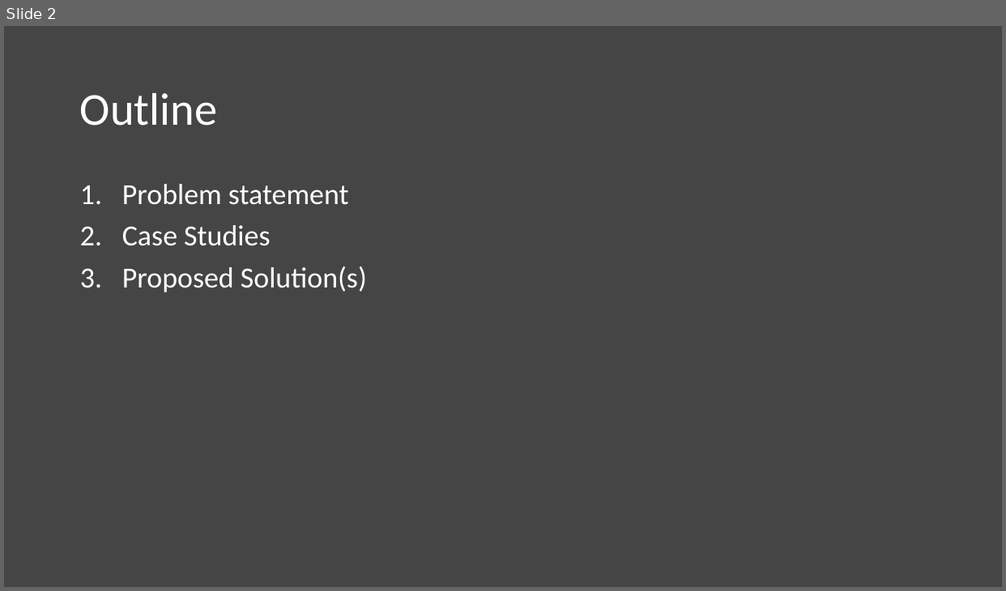
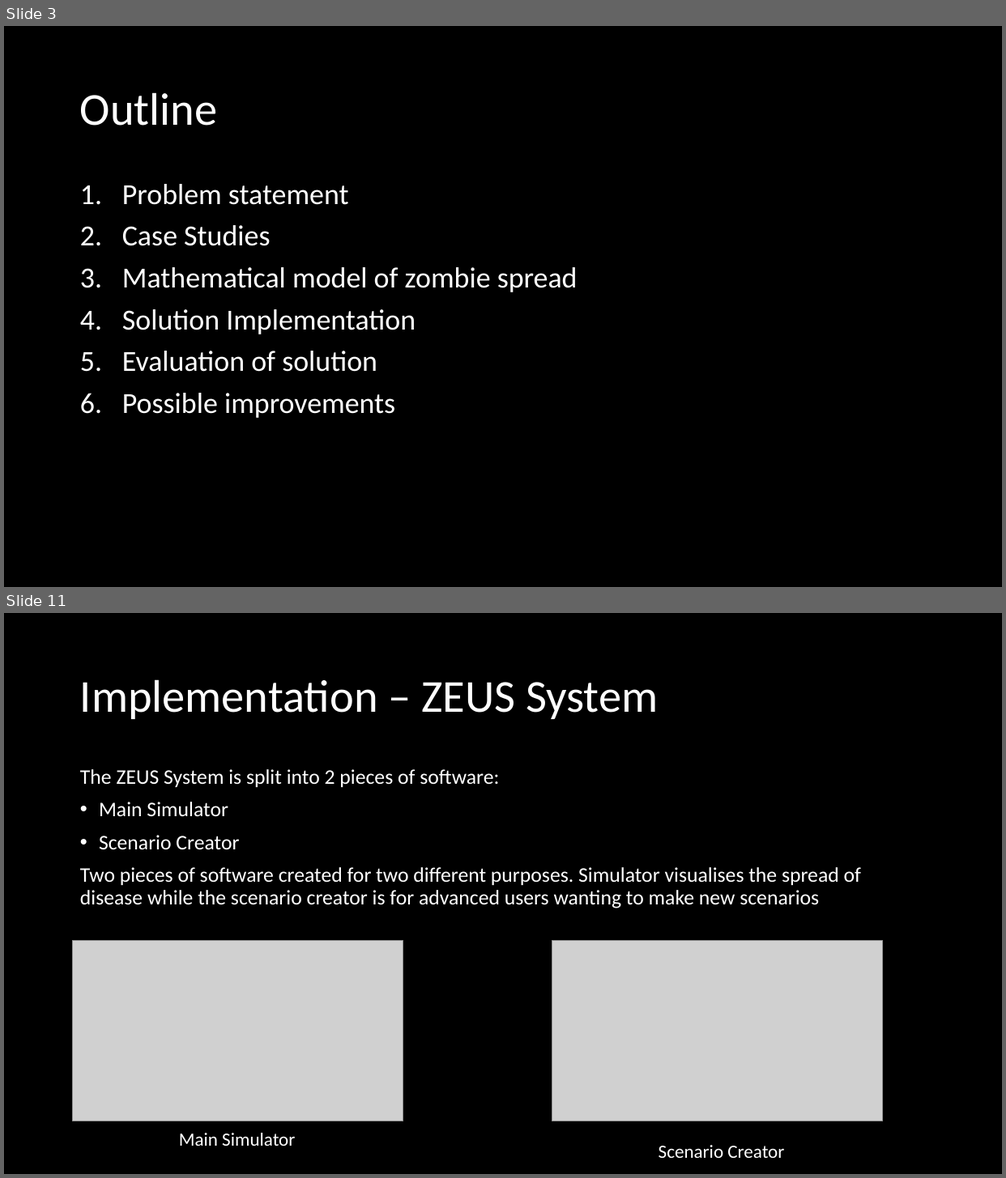
Before and after one commit to Czar-Ec/ZEUS, a slide deck: Documentation/ZEUS Presentation.pptx. Shown one above the other, each under a label of ours: slide 2 before the commit, slides 3 and 11 after it; the slides between them are not shown. The pictures are 1006x591 and 1006x1178 pixels, drawn with LibreOffice and Linux fonts; fonts in the diff are those of the drawing; grey boxes stand for pictures; background and template pictures are left out. Boxes give left, top, right and bottom in pixels: in the first picture for what was removed or moved away, otherwise in the second. Text is boxed around its words. In the diff, an @@ line names an element or a change of style, - is before the commit and + after.

```diff
--- a/Documentation/ZEUS Presentation.pptx
+++ b/Documentation/ZEUS Presentation.pptx
@@ slide 11 added at (x1=4, y1=613, x2=1002, y2=1174), background #000000 @@
@@ title added at (x1=80, y1=679, x2=658, y2=719), 44 pt, text #FFFFFF @@
+Implementation – ZEUS System
@@ text added at (x1=80, y1=769, x2=861, y2=909), 20 pt, text #FFFFFF @@
+The ZEUS System is split into 2 pieces of software:
+• Main Simulator
+• Scenario Creator
+Two pieces of software created for two different purposes. Simulator visualises the spread of disease while the scenario creator is for advanced users wanting to make new scenarios
@@ picture added at (x1=73, y1=941, x2=404, y2=1122) @@
@@ picture added at (x1=552, y1=941, x2=883, y2=1122) @@
@@ text added at (x1=179, y1=1133, x2=295, y2=1146), 18 pt, text #FFFFFF @@
+Main Simulator
@@ text added at (x1=658, y1=1145, x2=784, y2=1158), 18 pt, text #FFFFFF @@
+Scenario Creator
@@ what was slide 2 is now slide 3 @@
@@ slide 3 changed as well @@
@@ background #454545 to #000000 @@
@@ text at (x1=122, y1=267, x2=577, y2=418): text changed @@
-3. Proposed Solution(s)
+3. Mathematical model of zombie spread
+4. Solution Implementation
+5. Evaluation of solution
+6. Possible improvements
```
Also in this commit, not shown: 12 other slides added, 2 slides removed, 2 other files.
